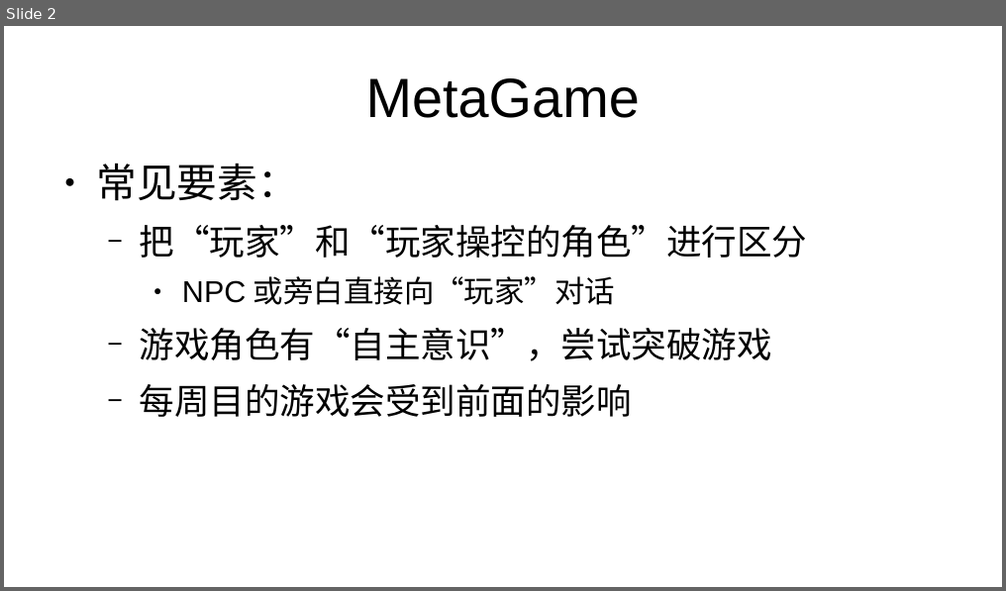
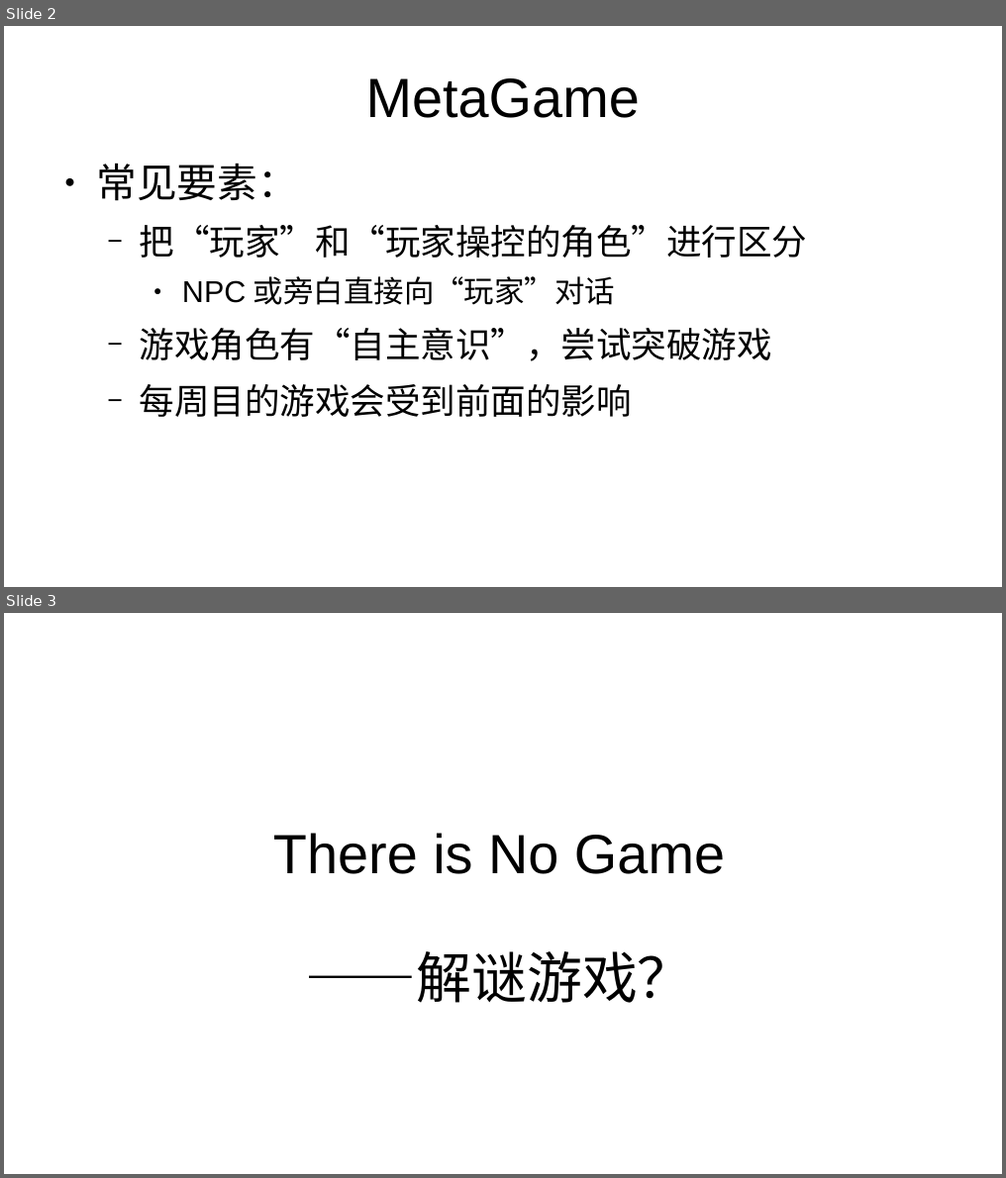
Before and after one commit to Luna5akura/luna, a slide deck: public/ppt/MetaGame.pptx. Shown one above the other, each under a label of ours: slide 2 before the commit, slides 2 and 3 after it. The pictures are 1006x591 and 1006x1178 pixels, drawn with LibreOffice and Linux fonts; fonts in the diff are those of the drawing. Boxes give left, top, right and bottom in pixels: in the first picture for what was removed or moved away, otherwise in the second. Text is boxed around its words. In the diff, an @@ line names an element or a change of style, - is before the commit and + after.

```diff
--- a/public/ppt/MetaGame.pptx
+++ b/public/ppt/MetaGame.pptx
@@ slide 3 added at [4,613,1002,1174], background #FFFFFF @@
@@ title added at [273,833,725,874], 44 pt, text #000000 @@
+There is No Game
@@ text added at [306,952,693,1003], 44 pt, text #000000 @@
+——解谜游戏？
```
Also in this commit, not shown: 5 other slides added.
